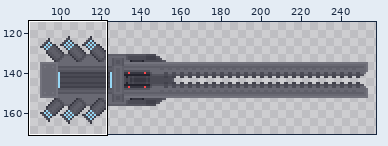
Pixel-art file: Assets/Project/Graphics/Blocks/GaussCannon/gauss-cannon.aseprite. Above, an overview of the earlier version with the close-up marked.
Close-up. First the earlier version:
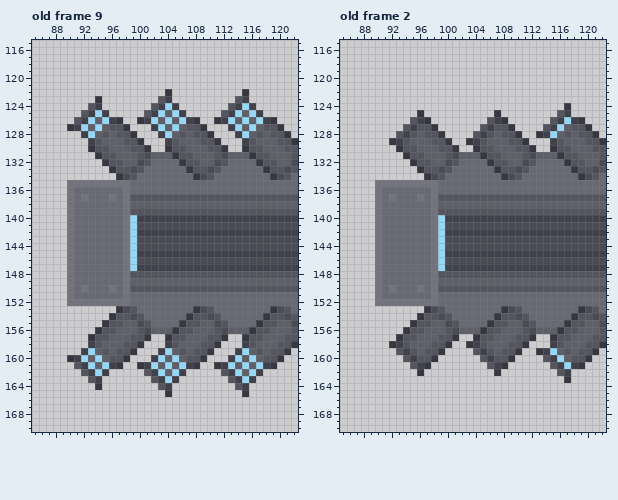
288x288 pixels, 10 frames. Shown: old frame 9: x 85..122, y 115..170; old frame 2: x 85..122, y 115..170. The wide view leaves out empty margins.
New version:
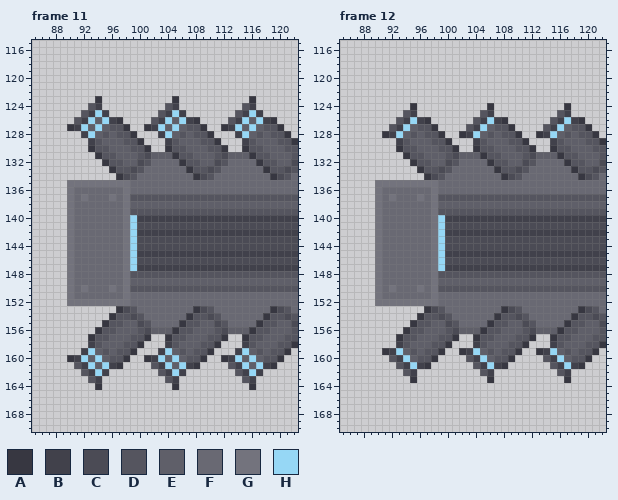
Palette (. is transparent): A #373741  B #41414b  C #4b4b55  D #55555f  E #5f5f69  F #696973  G #73737d  H #96d7f5
A new or re-ordered frame is compared with the old frame closest to it.
What changed:
frames 10 -> 13
Frame 11 is new; against old frame 9, layer "turret-coils-internal":
The edit adds colour A in row 123 at x 105 and 116; in row 127 at x 101 and 112; in row 160 at x 101 and 112; in row 164 at x 105 and 116.
Colour E gives way to colour B in row 125 at x 104 and 115; in row 126 at x 103 and 114; in row 161 at x 103 and 114; in row 162 at x 104 and 115.
Colour H gives way to colour D in row 124 at x 104 and 115; in row 125 at x 103 and 114; in row 126 at x 102 and 113; in row 161 at x 102 and 113; in row 162 at x 103 and 114; in row 163 at x 104 and 115.
The edit erases colour A in row 122 at x 104 and 115; in row 126 at x 100 and 111; in row 161 at x 100 and 111; in row 165 at x 104 and 115.
The edit erases colour B in row 123 at x 104 and 115; in row 124 at x 103 and 114; in row 125 at x 102 and 113; in row 126 at x 101 and 112; in row 161 at x 101 and 112; in row 162 at x 102 and 113.
The edit erases colour B in row 163 at x 103 and 114; in row 164 at x 104 and 115.
The edit erases colour D in row 123 at x 103 and 114; in row 124 at x 102 and 113; in row 125 at x 101 and 112; in row 162 at x 101 and 112; in row 163 at x 102 and 113; in row 164 at x 103 and 114.
Frame 12 is new; against old frame 2, layer "turret-coils-internal":
The edit adds colour A in row 124 at x 95 and 106; in row 128 at x 91 and 102; in row 159 at x 91 and 102; in row 163 at x 95 and 106.
The edit adds colour B in row 125 at x 95 and 106; in row 126 at x 94 and 105; in row 127 at x 93 and 104; in row 128 at x 92 and 103; in row 159 at x 92 and 103; in row 160 at x 93 and 104.
The edit adds colour B in row 161 at x 94 and 105; in row 162 at x 95 and 106.
The edit adds colour D in row 125 at x 94 and 105; in row 126 at x 93 and 104; in row 127 at x 92 and 103; in row 160 at x 92 and 103; in row 161 at x 93 and 104; in row 162 at x 94 and 105.
Colour B gives way to colour E in row 127 at x 95 and 106; in row 128 at x 94 and 105; in row 159 at x 94 and 105; in row 160 at x 95 and 106.
Colour D gives way to colour H in row 126 at x 95 and 106; in row 127 at x 94 and 105; in row 128 at x 93 and 104; in row 159 at x 93 and 104; in row 160 at x 94 and 105; in row 161 at x 95 and 106.
The edit erases colour A in row 125 at x 96 and 107; in row 129 at x 92 and 103; in row 158 at x 92 and 103; in row 162 at x 96 and 107.
Changed places in both close-ups, as pixel boxes (x1, y1, x2, y2):
changed: (137, 89, 179, 131)
changed: (214, 89, 256, 131)
changed: (137, 355, 179, 397)
changed: (214, 355, 256, 397)
changed: (382, 103, 424, 145)
changed: (459, 103, 501, 145)
changed: (382, 341, 424, 383)
changed: (459, 341, 501, 383)
